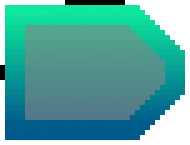
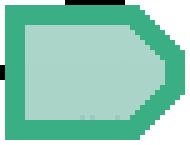
The second 190 x 145 image is a revision of the first. Changes to its layers:
added layer "Pasted Layer" (30%) above "button-edge-3.9.png" over [25, 25, 165, 120]
painted on "button-edge-3.9.png" over [5, 5, 185, 140]
